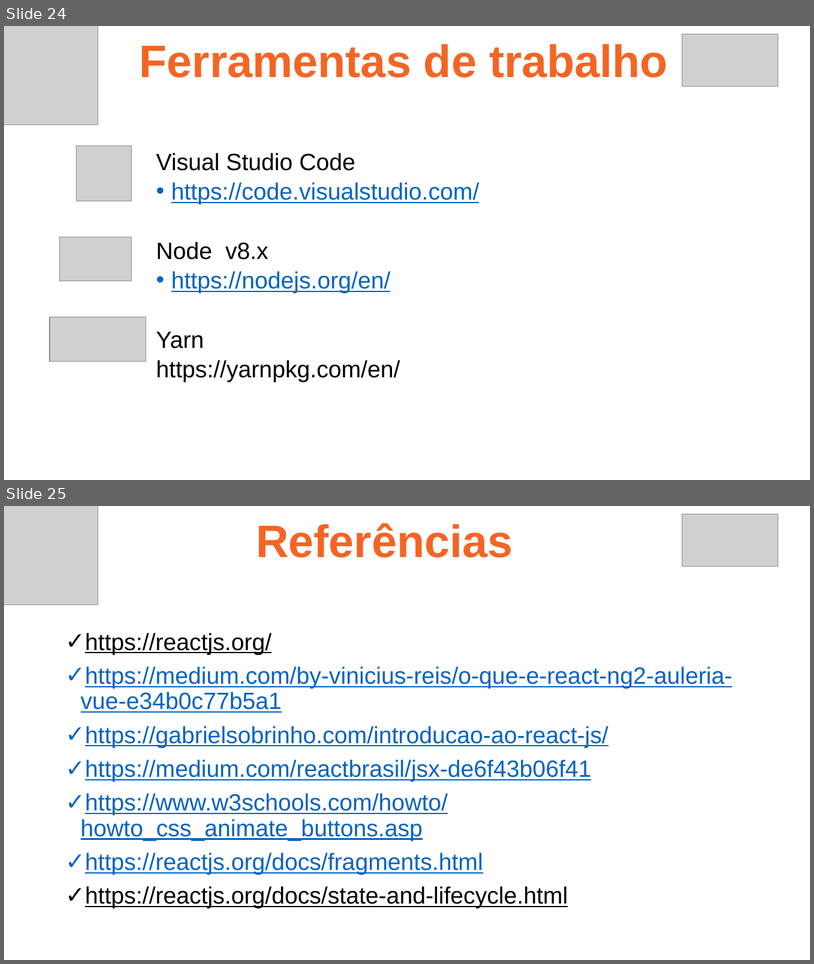
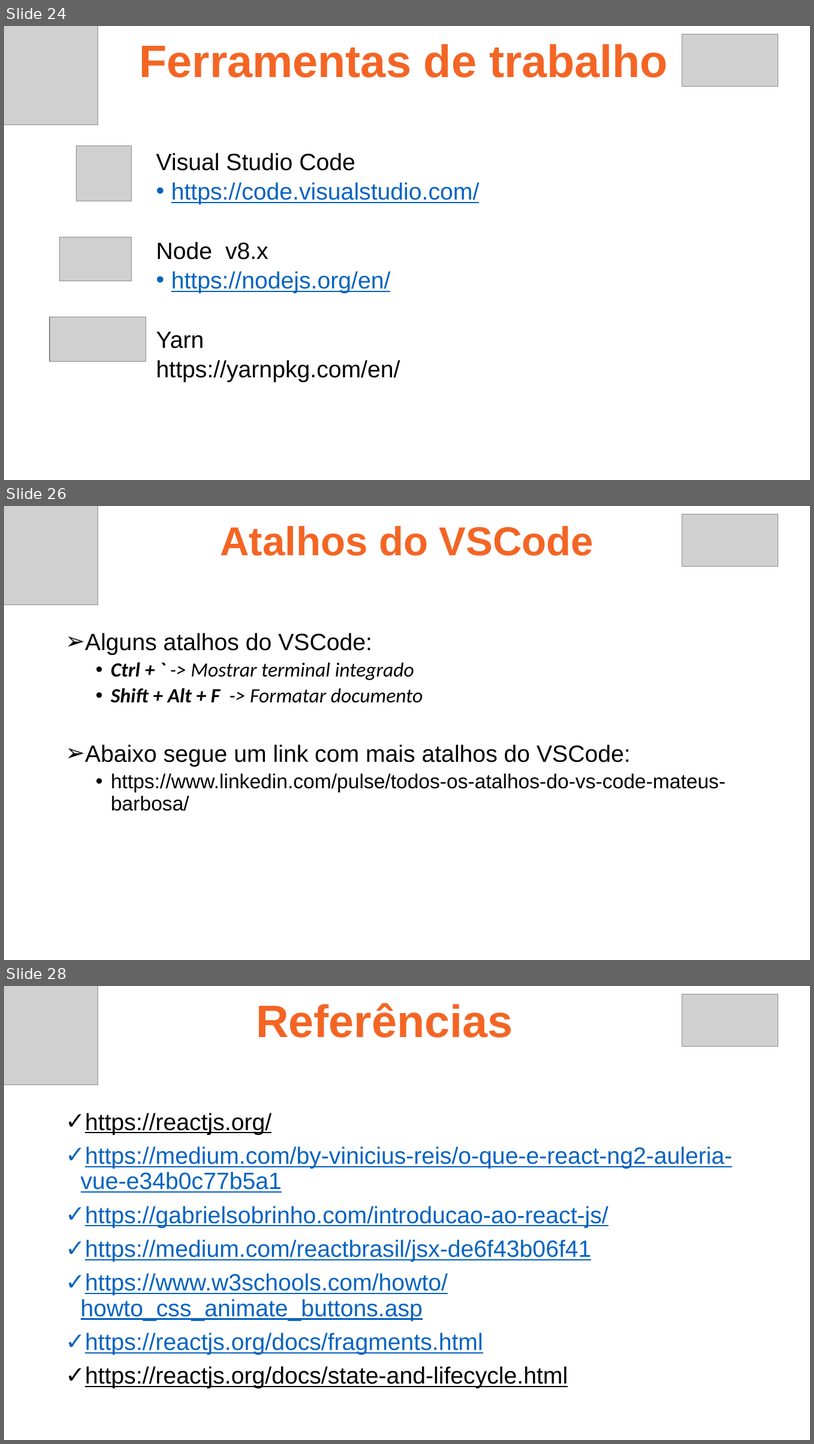
Before and after one commit to ruan4f/Treinamento_Node_React, a slide deck: material/ReactAula1.pptx. Shown one above the other, each under a label of ours: slides 24 and 25 before the commit, slides 24, 26 and 28 after it; the slides between them are not shown. The pictures are 814x964 and 814x1444 pixels, drawn with LibreOffice and Linux fonts; fonts in the diff are those of the drawing; grey boxes stand for pictures. Boxes give left, top, right and bottom in pixels: in the first picture for what was removed or moved away, otherwise in the second. Text is boxed around its words. In the diff, an @@ line names an element or a change of style, - is before the commit and + after.

```diff
--- a/material/ReactAula1.pptx
+++ b/material/ReactAula1.pptx
@@ slide 26 added at [4,506,810,960], background #FFFFFF @@
@@ picture added at [4,506,98,605] @@
@@ picture added at [683,514,779,566] @@
@@ text added at [220,526,594,556], 48 pt, text #F46524, bold @@
+Atalhos do VSCode
@@ text added at [85,633,726,811], 24 pt, text #000000 @@
+➢ Alguns atalhos do VSCode:
+  • Ctrl + ` -> Mostrar terminal integrado
+  • Shift + Alt + F -> Formatar documento
+➢ Abaixo segue um link com mais atalhos do VSCode:
+  • https://www.linkedin.com/pulse/todos-os-atalhos-do-vs-code-mateus-barbosa/
@@ what was slide 25 is now slide 28 @@
```
Also in this commit, not shown: 2 other slides added, 45 other files.
